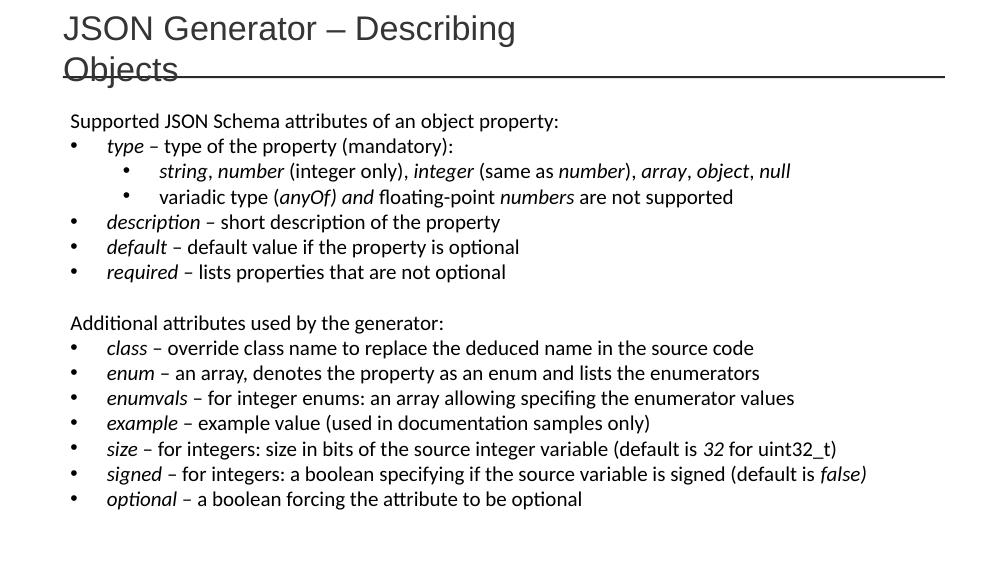
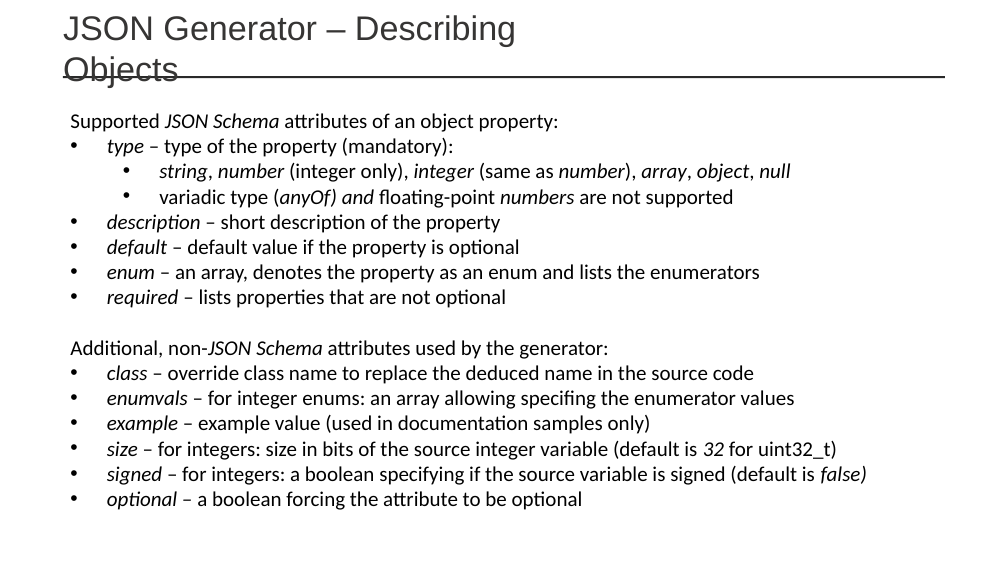
Before and after one commit to WebPlatformForEmbedded/Documentation, a slide deck: slide 8 of Thunder/JsonGenerator_Overview.pptx. Drawn at 1008x567 pixels with LibreOffice and Linux fonts; fonts in the diff are those of the drawing; background and template pictures are left out. Boxes give left, top, right and bottom in pixels: in the first picture for what was removed or moved away, otherwise in the second. Text is boxed around its words. In the diff, an @@ line names an element or a change of style, - is before the commit and + after.

Commit message:
Update JsonGenerator_Overview with latest command line dump

```diff
--- a/Thunder/JsonGenerator_Overview.pptx
+++ b/Thunder/JsonGenerator_Overview.pptx
@@ text at [70,113,559,132]: italic on in "JSON Schema" @@
@@ text at [107,264,760,283]: paragraph added @@
+• enum – an array, denotes the property as an enum and lists the enumerators
@@ text at [70,340,608,359]: text changed @@
-Additional attributes used by the generator:
+Additional, non-JSON Schema attributes used by the generator:
@@ text at [107,365,760,384]: paragraph removed @@
-• enum – an array, denotes the property as an enum and lists the enumerators
```
Also in this commit, not shown: 4 other slides changed, 1 slide added.
